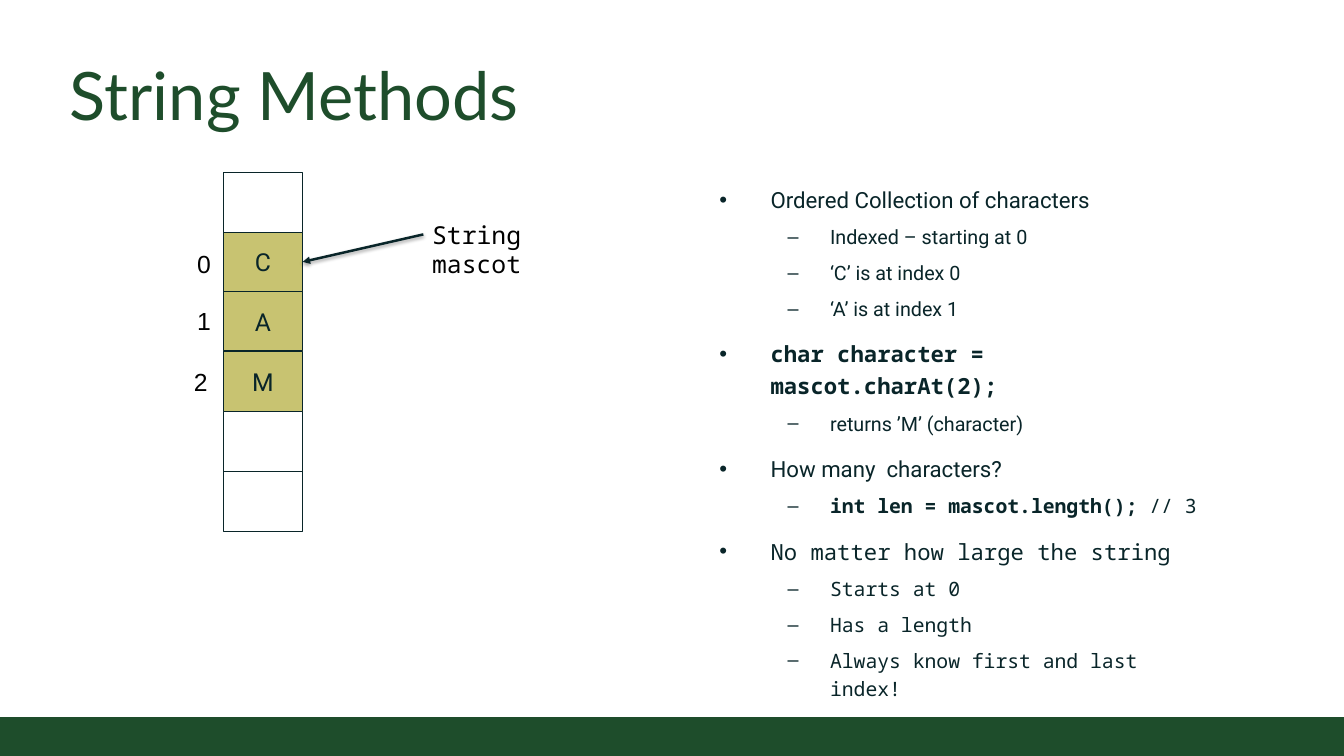
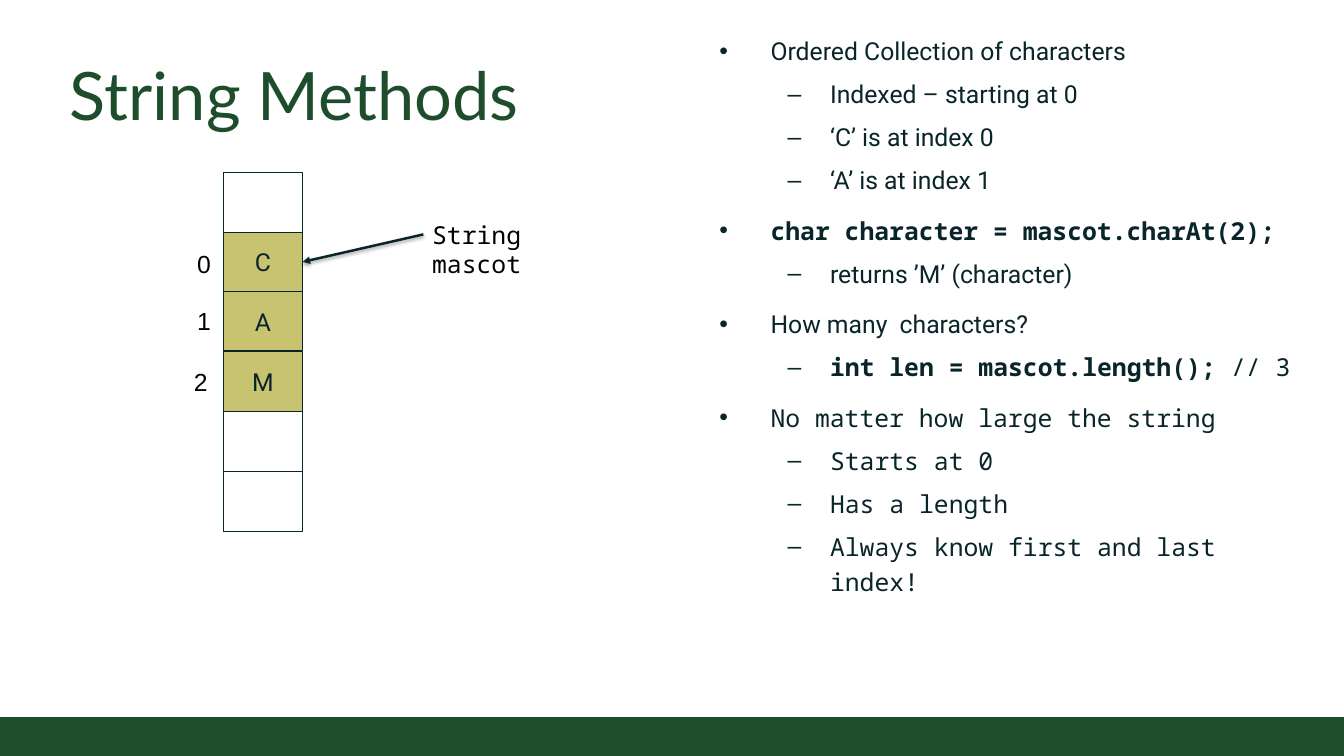
Before and after one commit to CSU-CompSci-CS163-4/Handouts, a slide deck: slide 11 of slides/On-Campus/02_03_CharactersAndStrings.pptx. Drawn at 1344x756 pixels with LibreOffice and Linux fonts; fonts in the diff are those of the drawing; background and template pictures are left out. Boxes give left, top, right and bottom in pixels: in the first picture for what was removed or moved away, otherwise in the second. Text is boxed around its words. In the diff, an @@ line names an element or a change of style, - is before the commit and + after.

Commit message:
Characters and Strings Lecture update

```diff
--- a/slides/On-Campus/02_03_CharactersAndStrings.pptx
+++ b/slides/On-Campus/02_03_CharactersAndStrings.pptx
@@ text "Ordered Collection of characters" moved from (x1=771, y1=191, x2=1197, y2=673) to (x1=771, y1=41, x2=1291, y2=592) @@
@@ text "Ordered Collection of characters" at (x1=771, y1=41, x2=1291, y2=592): size 18 to 20 pt in "Ordered Collection of characters", "char character = mascot.charAt(2);", "How many characters?", "No matter how large the string"; size 16 to 20 pt in "Indexed – starting at 0", "‘C’ is at index 0", "‘A’ is at index 1", "returns ’M’ (character)" and 4 more places @@
```
Also in this commit, not shown: 9 other slides changed, 5 slides added.
